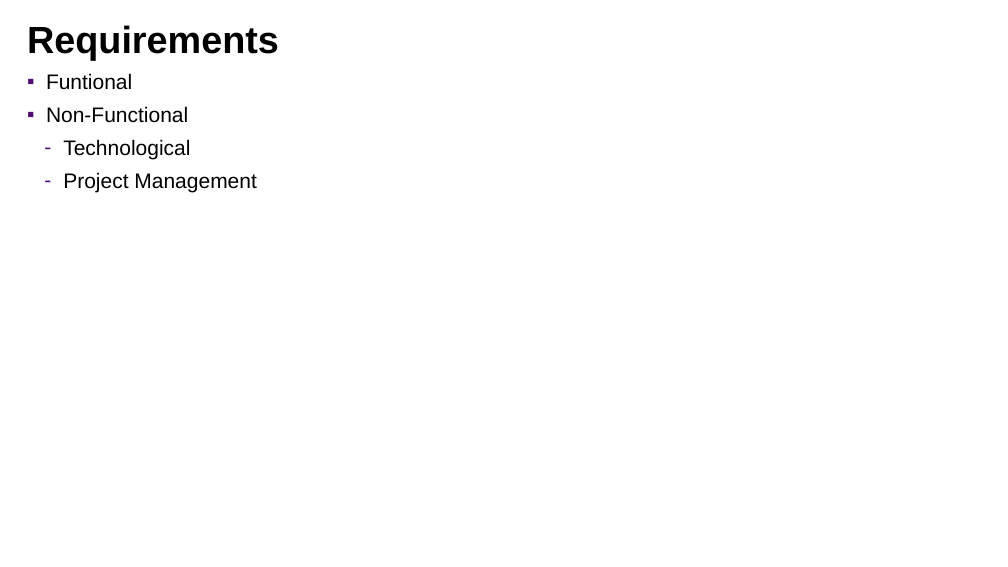
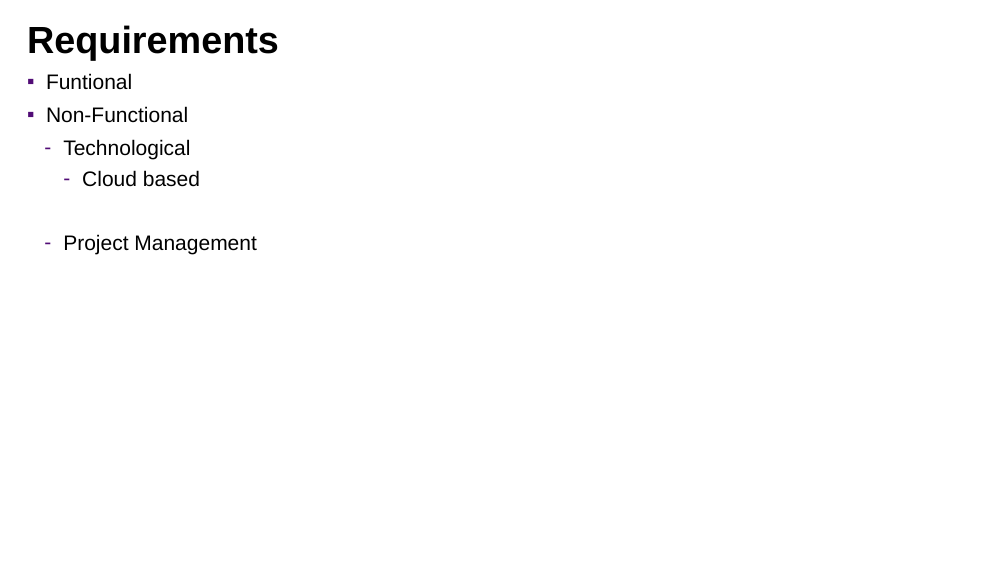
Before and after one commit to lbennardis/microS_code2016_DOCS, a slide deck: slide 6 of luigiBennardisMicroservices.pptx. Drawn at 1008x567 pixels with LibreOffice and Linux fonts; fonts in the diff are those of the drawing; background and template pictures are left out. Boxes give left, top, right and bottom in pixels: in the first picture for what was removed or moved away, otherwise in the second. Text is boxed around its words. In the diff, an @@ line names an element or a change of style, - is before the commit and + after.

```diff
--- a/luigiBennardisMicroservices.pptx
+++ b/luigiBennardisMicroservices.pptx
@@ text at [82, 170, 200, 187]: paragraph added @@
+    – Cloud based
```
Also in this commit, not shown: 1 other slide changed, 8 slides added, 1 other file.
